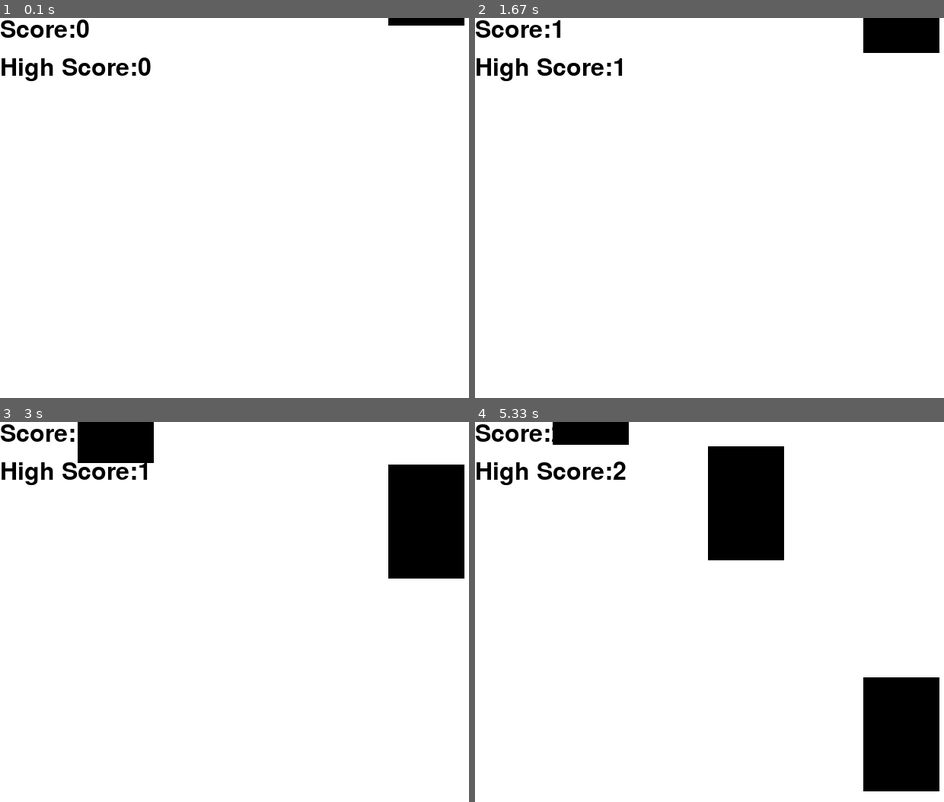
Above: before the commit, frames 1-4 (two rows, left to right).
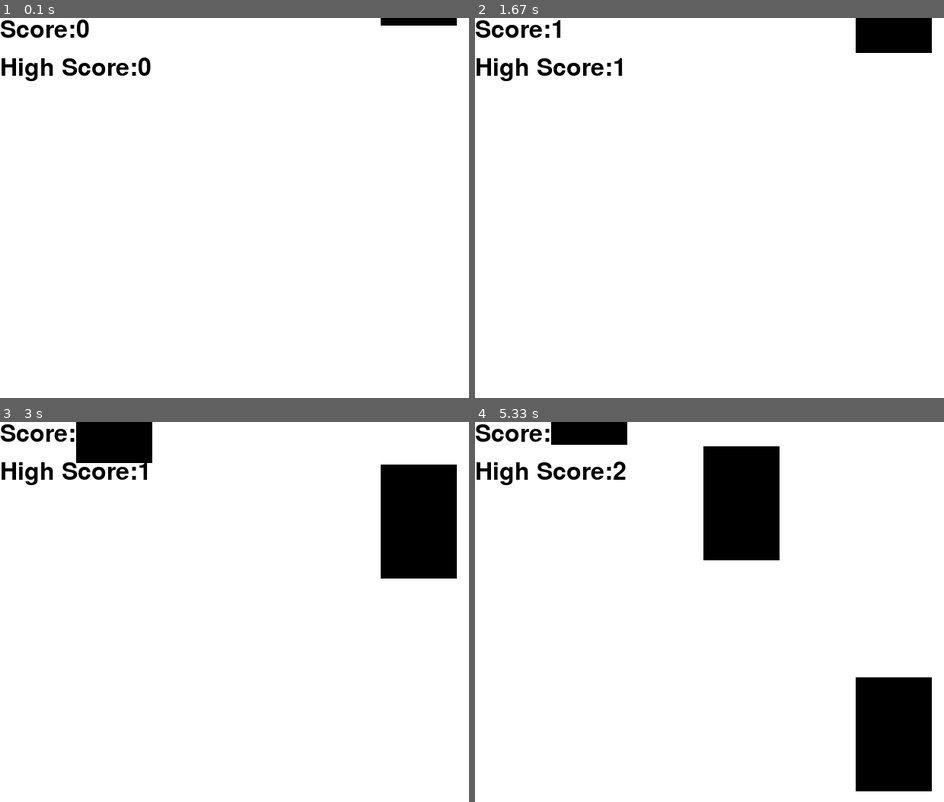
Above: after the commit, the same moments.

Repository: HarleyReimels/Py-Game-Auto-Clicker
Game: pygame game, started from main.py
Two runs of this game, one before a commit and one after it. Both use one fixed random seed, a clock stepped at 60 frames per second and the inputs below.
Inputs (mouse positions are in pixels of both pictures, inside the frame that each line leads up to):
- Up to frame 1 (0.1 s): no input
- Up to frame 2 (1.67 s): click (915, 75) at 1.38 s
- Up to frame 3 (3 s): no input
- Up to frame 4 (5.33 s): click (559, 528) at 4.22 s

The runs differ from the first frame. In frame 1, less than 0.1% of the frame differs, in the area x 81-100%, y 0-2%; in frame 2, 0.3%; in frame 3, 1.0%; in frame 4, 1.6%, in the area x 16-100%, y 0-98%.

Commit message:
Added Comments

Diff:
--- a/main.py
+++ b/main.py
@@ -47,17 +47,19 @@
         if rect.clicked == False:
             WIN.blit(rect.true_rect, (rect.x, rect.y))
 
+
     # Update the screen
     pygame.display.update()
 
 # Generates Random X position
 def rand_x():
 
-    return random.randrange(0, 900,102)
+    return random.randrange(0, 900, 100)
 
 def main():
 
     # Create a rectangle object
+    # Possible alternative - Use for loop in range to create these objects and append to all_rects
     black_rect_0 = Black_Rect(VEL, rand_x(), STARTING_Y, BLOCK_WIDTH, BLOCK_HEIGHT, WIN)
     black_rect_1 = Black_Rect(VEL, rand_x(), black_rect_0.y - BLOCK_HEIGHT -2, BLOCK_WIDTH, BLOCK_HEIGHT, WIN)
     black_rect_2 = Black_Rect(VEL, rand_x(), black_rect_1.y - BLOCK_HEIGHT -2, BLOCK_WIDTH, BLOCK_HEIGHT, WIN)
